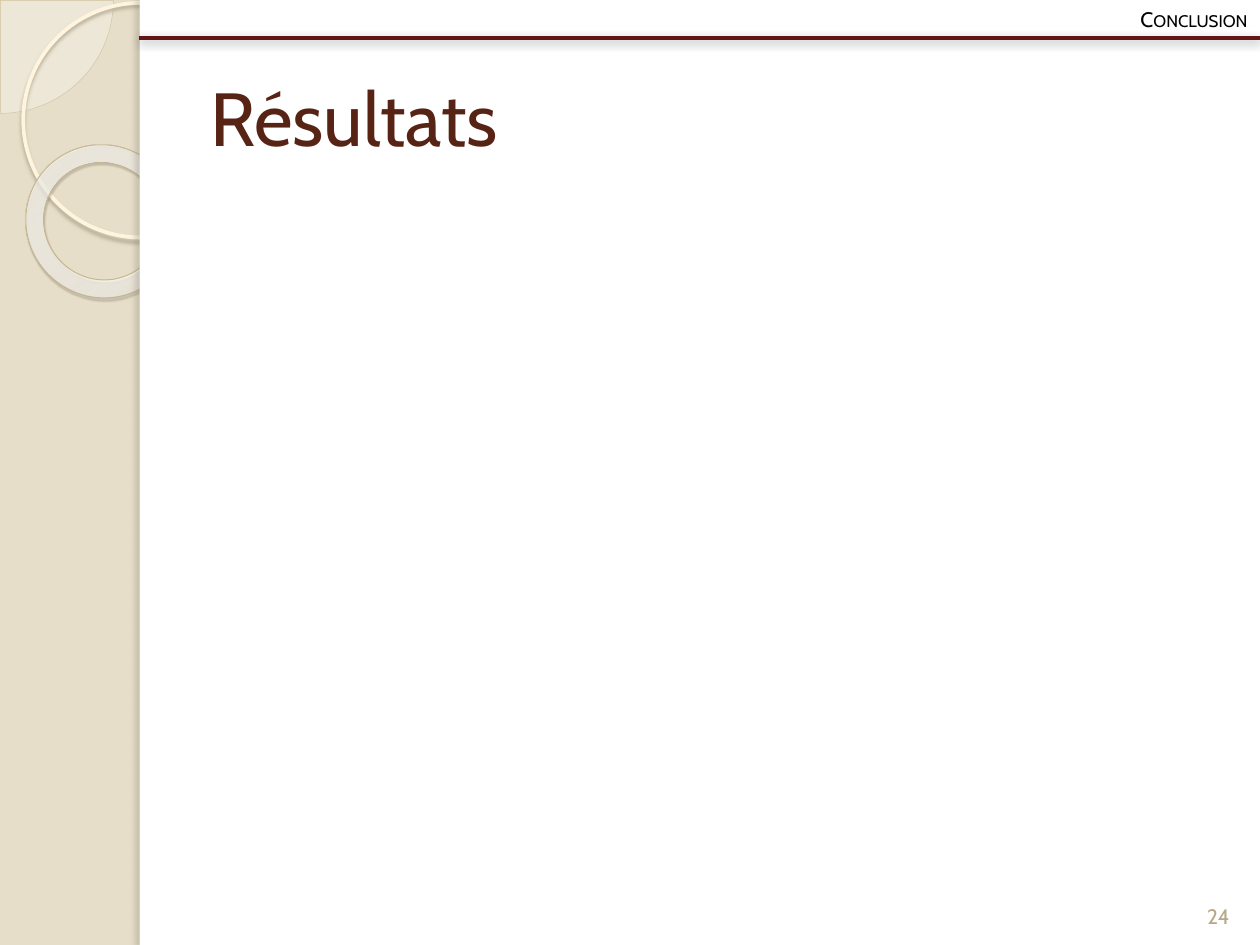
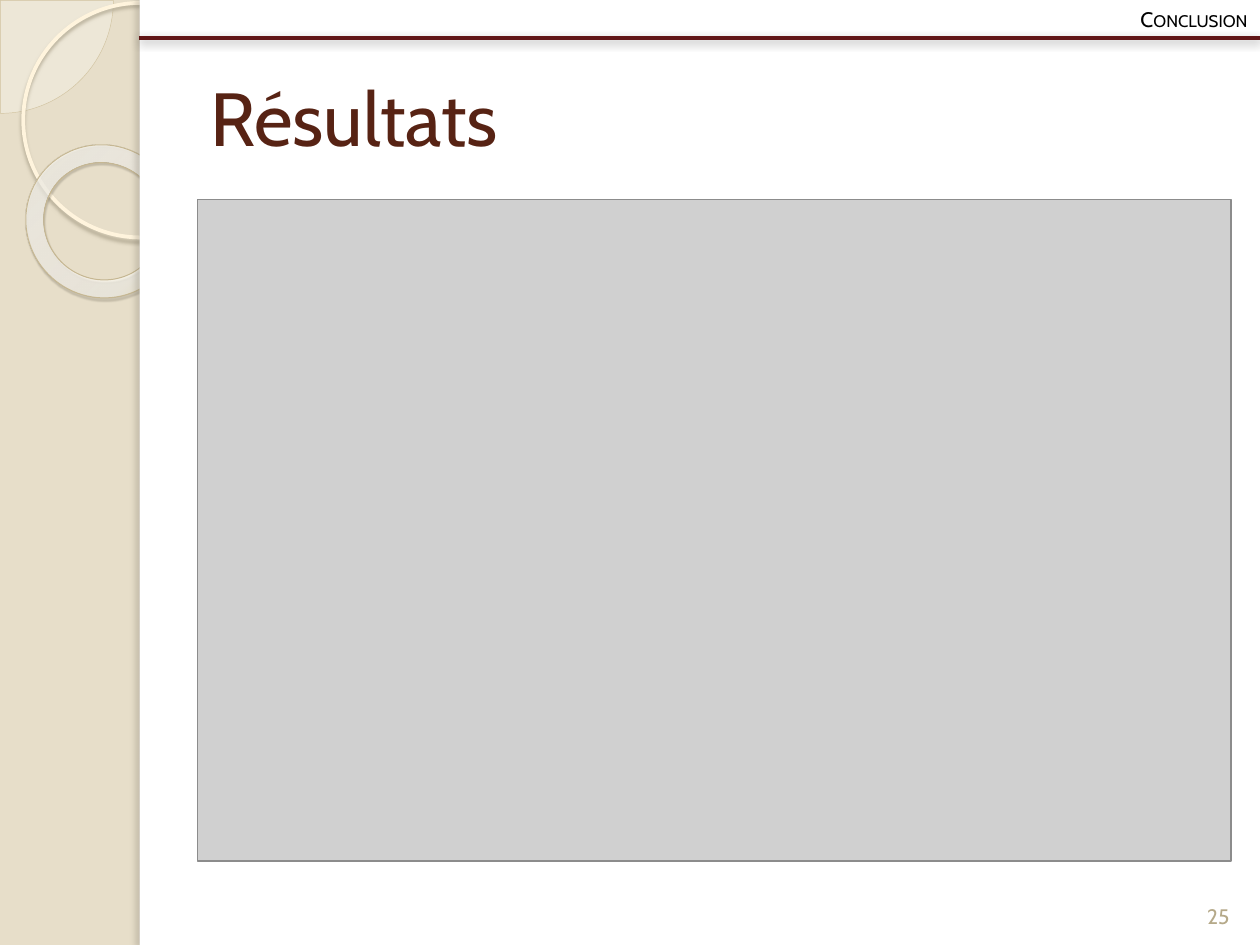
Before and after one commit to Origraena/moca, a slide deck: slide 26 of gmin213/tp/presentation/pres.pptx (slide 25 before the commit). Drawn at 1260x945 pixels with LibreOffice and Linux fonts; fonts in the diff are those of the drawing; grey boxes stand for pictures. Boxes give left, top, right and bottom in pixels: in the first picture for what was removed or moved away, otherwise in the second. Text is boxed around its words. In the diff, an @@ line names an element or a change of style, - is before the commit and + after.

```diff
--- a/gmin213/tp/presentation/pres.pptx
+++ b/gmin213/tp/presentation/pres.pptx
@@ picture added at [198,199,1231,861] @@
@@ page number at [1207,909,1229,924]: text changed @@
-24
+25
```
Also in this commit, not shown: 1 other slide changed, 1 slide added, 14 other files.
